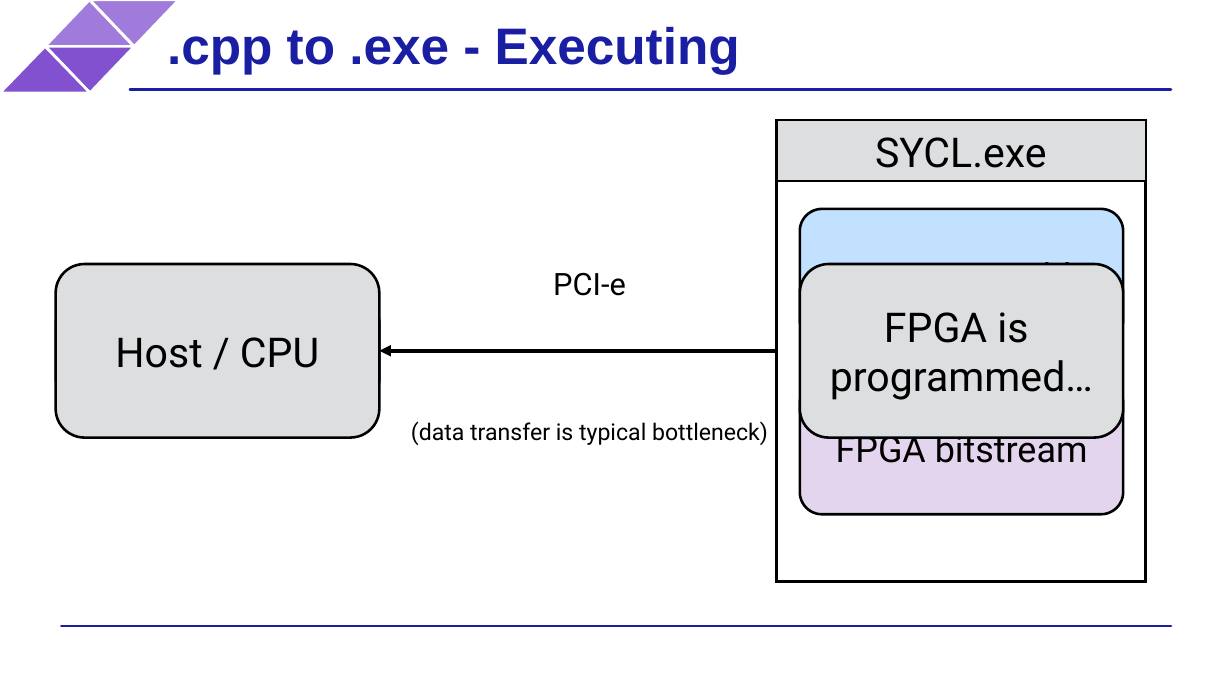
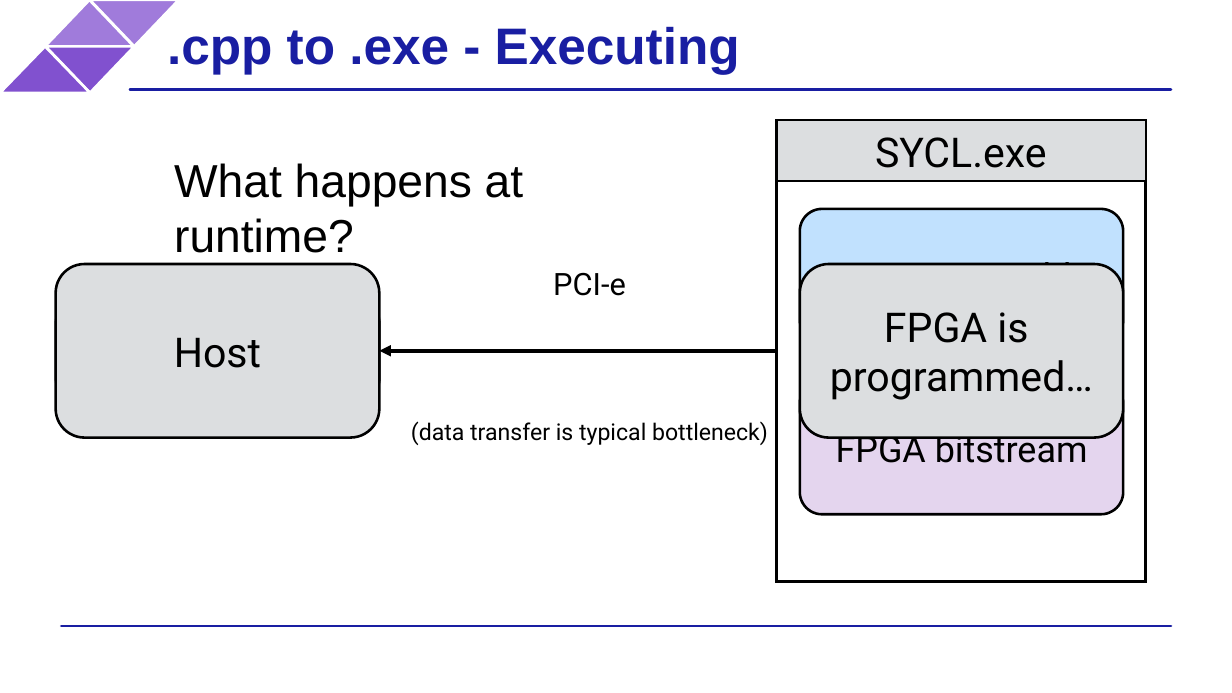
Before and after one commit to BenjaminMFindley/Reconfig-2-SYCL-DPCPP, a slide deck: slide 7 of Slides/SYCL_FPGA.pptx (slide 8 before the commit). Drawn at 1232x693 pixels with LibreOffice and Linux fonts; fonts in the diff are those of the drawing; background and template pictures are left out. Boxes give left, top, right and bottom in pixels: in the first picture for what was removed or moved away, otherwise in the second. Text is boxed around its words. In the diff, an @@ line names an element or a change of style, - is before the commit and + after.

```diff
--- a/Slides/SYCL_FPGA.pptx
+++ b/Slides/SYCL_FPGA.pptx
@@ text added at (174,163,523,253), 36 pt, text #000000 @@
+What happens at runtime?
@@ text at (174,337,261,368): text changed @@
-Host / CPU
+Host
```
Also in this commit, not shown: 5 other slides changed.
